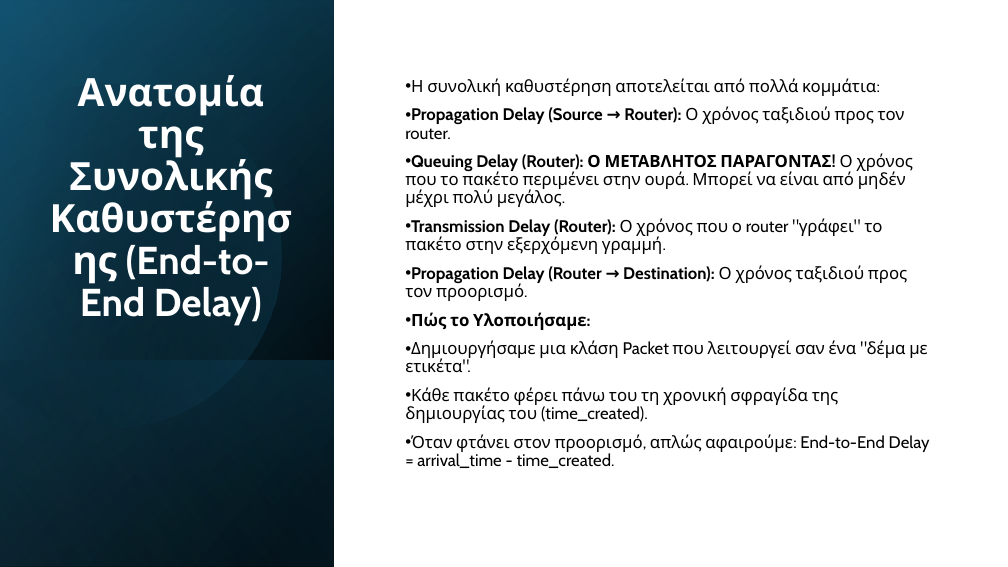
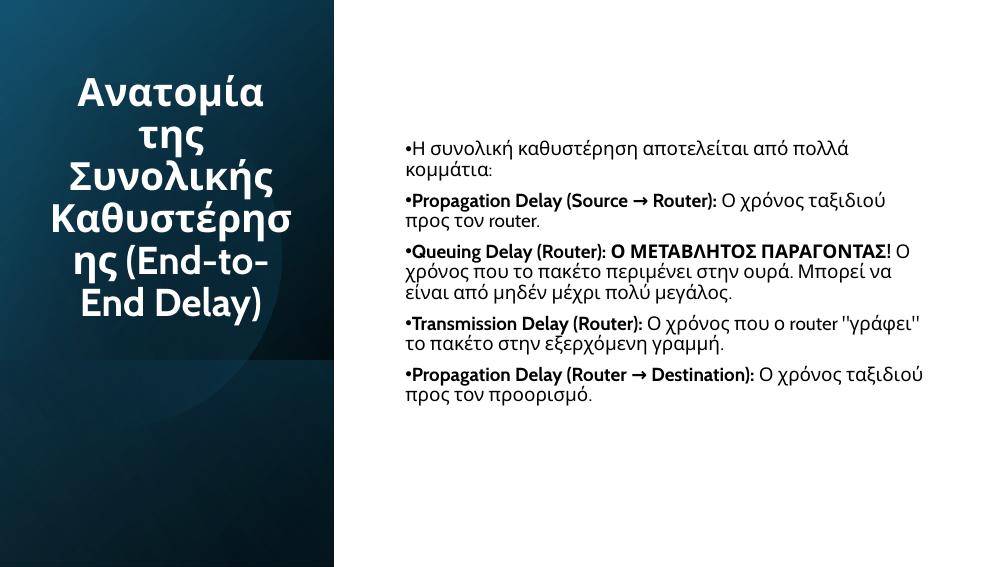
Before and after one commit to AlexandrosChal/Event-driven-network-simulation-in-Python-and-SimPy, a slide deck: slide 4 of Παρουσίαση.pptx. Drawn at 1008x567 pixels with LibreOffice and Linux fonts; fonts in the diff are those of the drawing. Boxes give left, top, right and bottom in pixels: in the first picture for what was removed or moved away, otherwise in the second. Text is boxed around its words. In the diff, an @@ line names an element or a change of style, - is before the commit and + after.

```diff
--- a/Παρουσίαση.pptx
+++ b/Παρουσίαση.pptx
@@ subtitle "Η συνολική καθυστέρηση αποτελείται από ..." at bbox=[405, 139, 923, 406]: size 16 to 18 pt @@
@@ subtitle at bbox=[405, 312, 930, 468]: paragraphs removed @@
-• Πώς το Υλοποιήσαμε:
-• Δημιουργήσαμε μια κλάση Packet που λειτουργεί σαν ένα "δέμα με ετικέτα".
-• Κάθε πακέτο φέρει πάνω του τη χρονική σφραγίδα της δημιουργίας του (time_created).
-• Όταν φτάνει στον προορισμό, απλώς αφαιρούμε: End-to-End Delay = arrival_time - time_created.
```
Also in this commit, not shown: 3 other slides changed, 7 slides added, 6 slides removed, 1 other file.
